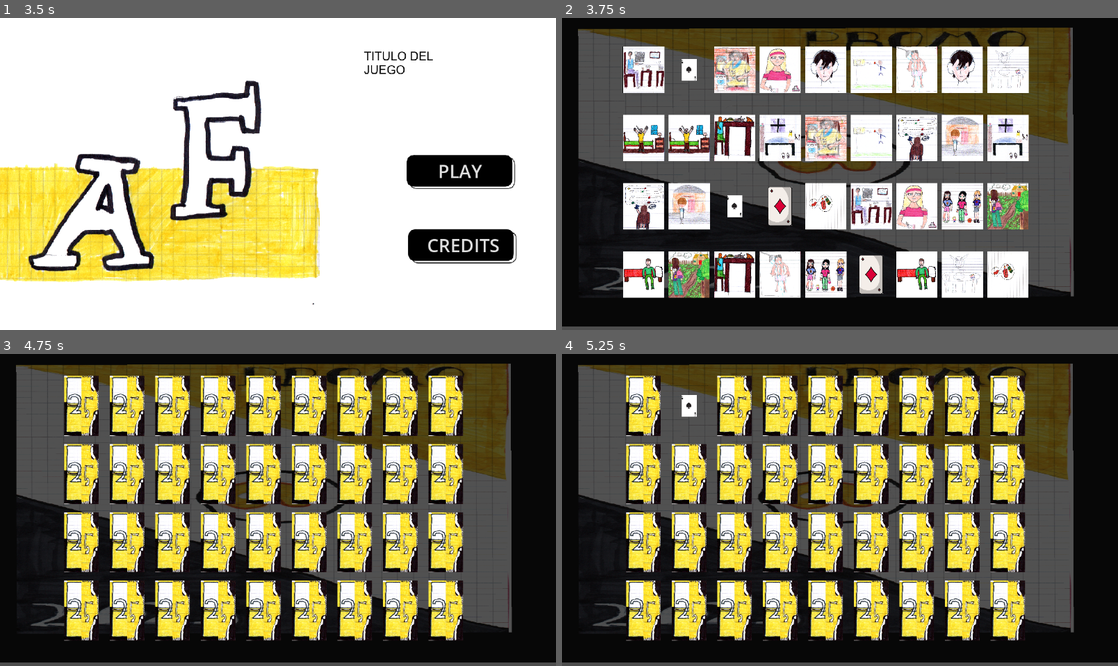
Above: before the commit, frames 1-4 (two rows, left to right).
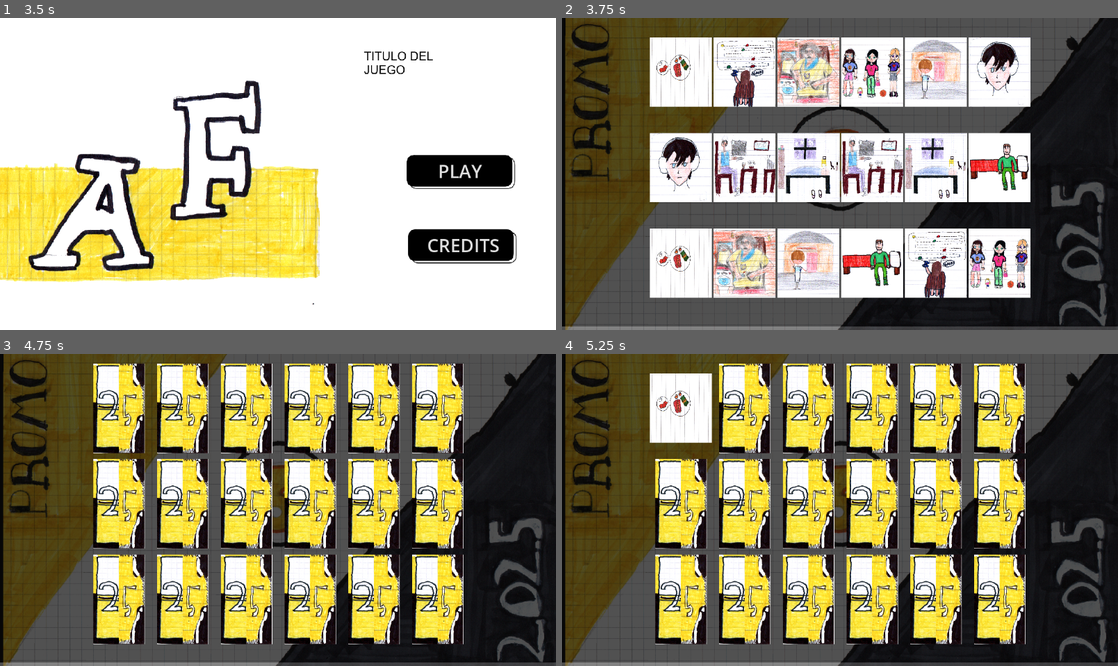
Above: after the commit, the same moments.

Repository: eliasescalante/memotest_in_godot
Game: Godot game, scene res://src/main.tscn
Two runs of this game, one before a commit and one after it. Both use one fixed random seed, a clock stepped at 60 frames per second and the inputs below.
Inputs (mouse positions are in pixels of both pictures, inside the frame that each line leads up to):
- Up to frame 1 (3.5 s): move the mouse to (400, 158) at 0.52 s; click (400, 158) at 0.67 s; move the mouse to (166, 189) at 1.27 s; click (166, 189) at 1.42 s; move the mouse to (333, 105) at 2.02 s; click (333, 105) at 2.17 s; move the mouse to (250, 236) at 2.77 s; click (250, 236) at 2.92 s
- Up to frame 2 (3.75 s): click "PLAY" at 3.5 s
- Up to frame 3 (4.75 s): tap Enter at 4.25 s; move the mouse to (77, 407) at 4.27 s; click (77, 407) at 4.42 s
- Up to frame 4 (5.25 s): tap Space at 5 s; move the mouse to (689, 407) at 5.02 s; click (689, 407) at 5.17 s

Frame 1 is identical in both runs. In frame 2, 76% of the frame differs, in the area x 0-100%, y 0-100%; in frame 3, 80%; in frame 4, 80%.

Commit message:
update nivel

Diff:
--- a/src/scenes/carta.tscn
+++ b/src/scenes/carta.tscn
@@ -259,13 +259,13 @@
 script = ExtResource("1_qcmrd")
 
 [node name="AnimatedSprite2D" type="AnimatedSprite2D" parent="."]
-position = Vector2(-9.53674e-07, -2.86102e-06)
-scale = Vector2(0.104112, 0.105665)
+position = Vector2(-1, 1)
+scale = Vector2(0.0971488, 0.0804497)
 sprite_frames = SubResource("SpriteFrames_fl7ug")
-animation = &"5"
+animation = &"reverso"
 
 [node name="CollisionShape2D" type="CollisionShape2D" parent="."]
-position = Vector2(-2, -0.5)
+position = Vector2(0, 1)
 shape = SubResource("RectangleShape2D_22i1q")
 
 [connection signal="input_event" from="." to="." method="_on_input_event"]
--- a/src/scenes/nivel.tscn
+++ b/src/scenes/nivel.tscn
@@ -7,18 +7,18 @@
 script = ExtResource("1_kbpni")
 
 [node name="ColorRect" type="ColorRect" parent="."]
-offset_left = -213.0
+offset_left = -164.0
 offset_top = -46.0
-offset_right = 1361.0
+offset_right = 1410.0
 offset_bottom = 678.0
 mouse_filter = 2
 color = Color(0.0295066, 0.0295066, 0.0295066, 1)
 
 [node name="Sprite2D" type="Sprite2D" parent="."]
 modulate = Color(1, 1, 1, 0.298039)
-position = Vector2(580, 318)
-rotation = 1.56789
-scale = Vector2(0.315908, 0.886937)
+position = Vector2(618.089, 320.174)
+rotation = 0.000991458
+scale = Vector2(0.653237, 0.616595)
 texture = ExtResource("2_kbpni")
 
 [node name="CartaContainer" type="Node2D" parent="."]
--- /dev/null
+++ b/src/scenes/nivel_test.tscn
@@ -0,0 +1,27 @@
+[gd_scene load_steps=3 format=3 uid="uid://crhavx8ung3pr"]
+
+[ext_resource type="Script" uid="uid://cvoy1bb8gubtt" path="res://src/scritps/nivel_test.gd" id="1_16kyu"]
+[ext_resource type="Texture2D" uid="uid://m3wnx3u7v4f0" path="res://src/assets/sprite/img31082025_130.png" id="2_bg0gx"]
+
+[node name="NivelTest" type="Node2D"]
+script = ExtResource("1_16kyu")
+
+[node name="ColorRect" type="ColorRect" parent="."]
+offset_left = -164.0
+offset_top = -46.0
+offset_right = 1410.0
+offset_bottom = 678.0
+mouse_filter = 2
+color = Color(0.0295066, 0.0295066, 0.0295066, 1)
+
+[node name="Sprite2D" type="Sprite2D" parent="."]
+modulate = Color(1, 1, 1, 0.298039)
+position = Vector2(618.089, 320.174)
+rotation = 0.000991458
+scale = Vector2(0.653237, 0.616595)
+texture = ExtResource("2_bg0gx")
+
+[node name="CartaContainer" type="Node2D" parent="."]
+position = Vector2(262, 118)
+
+[node name="Timer" type="Timer" parent="."]
--- /dev/null
+++ b/src/scenes/nivel_test_2.tscn
@@ -0,0 +1,27 @@
+[gd_scene load_steps=3 format=3 uid="uid://ccok2awhcueu2"]
+
+[ext_resource type="Script" uid="uid://buto2r6bxg04s" path="res://src/scritps/nivel_test_2.gd" id="1_oioa2"]
+[ext_resource type="Texture2D" uid="uid://m3wnx3u7v4f0" path="res://src/assets/sprite/img31082025_130.png" id="2_e7nxf"]
+
+[node name="NivelTest2" type="Node2D"]
+script = ExtResource("1_oioa2")
+
+[node name="ColorRect" type="ColorRect" parent="."]
+offset_left = -164.0
+offset_top = -46.0
+offset_right = 1410.0
+offset_bottom = 678.0
+mouse_filter = 2
+color = Color(0.0295066, 0.0295066, 0.0295066, 1)
+
+[node name="Sprite2D" type="Sprite2D" parent="."]
+modulate = Color(1, 1, 1, 0.298039)
+position = Vector2(618.089, 320.174)
+rotation = 0.000991458
+scale = Vector2(0.653237, 0.616595)
+texture = ExtResource("2_e7nxf")
+
+[node name="CartaContainer" type="Node2D" parent="."]
+position = Vector2(179, 114)
+
+[node name="Timer" type="Timer" parent="."]
--- a/src/scritps/carta.gd
+++ b/src/scritps/carta.gd
@@ -9,7 +9,7 @@
 var volteada = false
 
 func _ready():
-	sprite.scale = Vector2(0.2, 0.2)
+	sprite.scale = Vector2(0.3, 0.3)
 	input_pickable = true
 
 
--- a/src/scritps/menu.gd
+++ b/src/scritps/menu.gd
@@ -12,7 +12,7 @@
 
 
 func _on_start_pressed() -> void:
-	get_tree().change_scene_to_file("res://src/scenes/nivel.tscn")
+	get_tree().change_scene_to_file("res://src/scenes/nivel_test.tscn")
 	pass # Replace with function body.
 
 
--- /dev/null
+++ b/src/scritps/nivel_test.gd
@@ -0,0 +1,114 @@
+extends Node2D
+
+@onready var contenedor = $CartaContainer
+var cartas_seleccionadas : Array = []
+var valores_disponibles = ["1", "2", "3", "4", "5", "6", "7", "8", "9"] # 9 valores = 18 cartas
+var bloqueando_input : bool = false
+
+func _ready():
+	iniciar_juego()
+
+func iniciar_juego():
+	var baraja = generar_baraja()
+	baraja.shuffle()
+	colocar_cartas(baraja)
+
+func generar_baraja() -> Array:
+	var baraja = []
+
+	for valor in valores_disponibles:
+		baraja.append(valor)
+		baraja.append(valor)  # Agregamos el par
+
+	#while baraja.size() < 36:
+	#	var valor_extra = valores_disponibles[randi() % valores_disponibles.size()]
+	#	baraja.append(valor_extra)
+	#	baraja.append(valor_extra)
+	var extras = 18 - baraja.size()
+	for i in range(int(extras / 2)):
+		var valor_extra = valores_disponibles[i % valores_disponibles.size()]
+		baraja.append(valor_extra)
+		baraja.append(valor_extra)
+
+	baraja.resize(18)  # Por si se pasó de 36
+	return baraja
+
+func colocar_cartas(baraja: Array):
+	var filas = 3
+	var columnas = 6
+	var indice = 0
+
+	var ancho_carta = 60  # ancho real del sprite * scale
+	var alto_carta = 100  # alto real del sprite * scale
+	var margen_x = 80     # espacio horizontal entre cartas
+	var margen_y = 110    # espacio vertical entre cartas
+
+
+	for y in range(filas):
+		for x in range(columnas):
+			var carta = preload("res://src/scenes/carta.tscn").instantiate()
+			carta.valor = baraja[indice]
+			carta.connect("carta_seleccionada", Callable(self, "_on_carta_seleccionada"))
+			var pos_x = x * (ancho_carta + margen_x)
+			var pos_y = y * (alto_carta + margen_y)
+			#carta.position = Vector2(x * 100, y * 200)  # Ajusta según tamaño de carta
+			carta.position = Vector2( pos_x, pos_y)
+			contenedor.add_child(carta)
+
+			carta.volteada = true
+			carta.sprite.play(carta.valor)
+
+			indice += 1
+			print("Baraja mezclada: ", baraja)
+
+	get_tree().create_timer(1.0).connect("timeout", Callable(self, "_ocultar_todas"))
+
+func _on_carta_seleccionada(carta):
+
+	if bloqueando_input:
+		return
+
+	if carta in cartas_seleccionadas:
+		return
+
+	cartas_seleccionadas.append(carta)
+
+	if cartas_seleccionadas.size() == 2:
+		bloqueando_input = true
+		for c in cartas_seleccionadas:
+			c.set_input_enabled(false)
+		get_tree().create_timer(3.0).connect("timeout", Callable(self, "_comprobar_pareja"))
+
+func _comprobar_pareja():
+	var carta1 = cartas_seleccionadas[0]
+	var carta2 = cartas_seleccionadas[1]
+
+	if carta1.valor == carta2.valor:
+		carta1.ocultar()
+		carta2.ocultar()
+	else:
+		carta1.volteada = false
+		carta1.sprite.play("reverso")
+		carta2.volteada = false
+		carta2.sprite.play("reverso")
+
+	cartas_seleccionadas.clear()
+
+	for c in contenedor.get_children():
+		if c.visible:
+			c.set_input_enabled(true)
+
+	bloqueando_input = false
+	comprobar_fin_juego()
+
+func comprobar_fin_juego():
+	var cartas_visibles = contenedor.get_children().filter(func(c): return c.visible)
+	if cartas_visibles.is_empty():
+		print("🎉 ¡Ganaste!")
+		get_tree().change_scene_to_file("res://src/scenes/nivel_test_2.tscn")
+
+func _ocultar_todas():
+	for carta in contenedor.get_children():
+		carta.volteada = false
+		carta.sprite.play("reverso")
+		carta.set_input_enabled(true)
--- /dev/null
+++ b/src/scritps/nivel_test_2.gd
@@ -0,0 +1,114 @@
+extends Node2D
+
+@onready var contenedor = $CartaContainer
+var cartas_seleccionadas : Array = []
+var valores_disponibles = ["10","11","12", "13", "14", "15", "16", "17", "18"] # 9 valores = 18 cartas
+var bloqueando_input : bool = false
+
+func _ready():
+	iniciar_juego()
+
+func iniciar_juego():
+	var baraja = generar_baraja()
+	baraja.shuffle()
+	colocar_cartas(baraja)
+
+func generar_baraja() -> Array:
+	var baraja = []
+
+	for valor in valores_disponibles:
+		baraja.append(valor)
+		baraja.append(valor)  # Agregamos el par
+
+	#while baraja.size() < 36:
+	#	var valor_extra = valores_disponibles[randi() % valores_disponibles.size()]
+	#	baraja.append(valor_extra)
+	#	baraja.append(valor_extra)
+	var extras = 18 - baraja.size()
+	for i in range(int(extras / 2)):
+		var valor_extra = valores_disponibles[i % valores_disponibles.size()]
+		baraja.append(valor_extra)
+		baraja.append(valor_extra)
+
+	baraja.resize(18)  # Por si se pasó de 36
+	return baraja
+
+func colocar_cartas(baraja: Array):
+	var filas = 3
+	var columnas = 6
+	var indice = 0
+
+	var ancho_carta = 60  # ancho real del sprite * scale
+	var alto_carta = 100  # alto real del sprite * scale
+	var margen_x = 80     # espacio horizontal entre cartas
+	var margen_y = 110    # espacio vertical entre cartas
+
+
+	for y in range(filas):
+		for x in range(columnas):
+			var carta = preload("res://src/scenes/carta.tscn").instantiate()
+			carta.valor = baraja[indice]
+			carta.connect("carta_seleccionada", Callable(self, "_on_carta_seleccionada"))
+			var pos_x = x * (ancho_carta + margen_x)
+			var pos_y = y * (alto_carta + margen_y)
+			#carta.position = Vector2(x * 100, y * 200)  # Ajusta según tamaño de carta
+			carta.position = Vector2( pos_x, pos_y)
+			contenedor.add_child(carta)
+
+			carta.volteada = true
+			carta.sprite.play(carta.valor)
+
+			indice += 1
+			print("Baraja mezclada: ", baraja)
+
+	get_tree().create_timer(3.0).connect("timeout", Callable(self, "_ocultar_todas"))
+
+func _on_carta_seleccionada(carta):
+
+	if bloqueando_input:
+		return
+
+	if carta in cartas_seleccionadas:
+		return
+
+	cartas_seleccionadas.append(carta)
+
+	if cartas_seleccionadas.size() == 2:
+		bloqueando_input = true
+		for c in cartas_seleccionadas:
+			c.set_input_enabled(false)
+		get_tree().create_timer(1.0).connect("timeout", Callable(self, "_comprobar_pareja"))
+
+func _comprobar_pareja():
+	var carta1 = cartas_seleccionadas[0]
+	var carta2 = cartas_seleccionadas[1]
+
+	if carta1.valor == carta2.valor:
+		carta1.ocultar()
+		carta2.ocultar()
+	else:
+		carta1.volteada = false
+		carta1.sprite.play("reverso")
+		carta2.volteada = false
+		carta2.sprite.play("reverso")
+
+	cartas_seleccionadas.clear()
+
+	for c in contenedor.get_children():
+		if c.visible:
+			c.set_input_enabled(true)
+
+	bloqueando_input = false
+	comprobar_fin_juego()
+
+func comprobar_fin_juego():
+	var cartas_visibles = contenedor.get_children().filter(func(c): return c.visible)
+	if cartas_visibles.is_empty():
+		print("🎉 ¡Ganaste!")
+		get_tree().change_scene_to_file("res://src/scenes/creditos.tscn")
+
+func _ocultar_todas():
+	for carta in contenedor.get_children():
+		carta.volteada = false
+		carta.sprite.play("reverso")
+		carta.set_input_enabled(true)
Not shown, added: build/index.apple-touch-icon.png.import
Not shown, added: build/index.icon.png.import
Not shown, added: build/index.png.import
Not shown, added: export_presets.cfg
Not shown, added: src/scritps/nivel_test.gd.uid
Not shown, added: src/scritps/nivel_test_2.gd.uid
Not shown, added: build/build.zip
Not shown, added: build/index.apple-touch-icon.png
Not shown, added: build/index.audio.position.worklet.js
Not shown, added: build/index.audio.worklet.js
Not shown, added: build/index.html
Not shown, added: build/index.icon.png
(and 4 more such lines)
